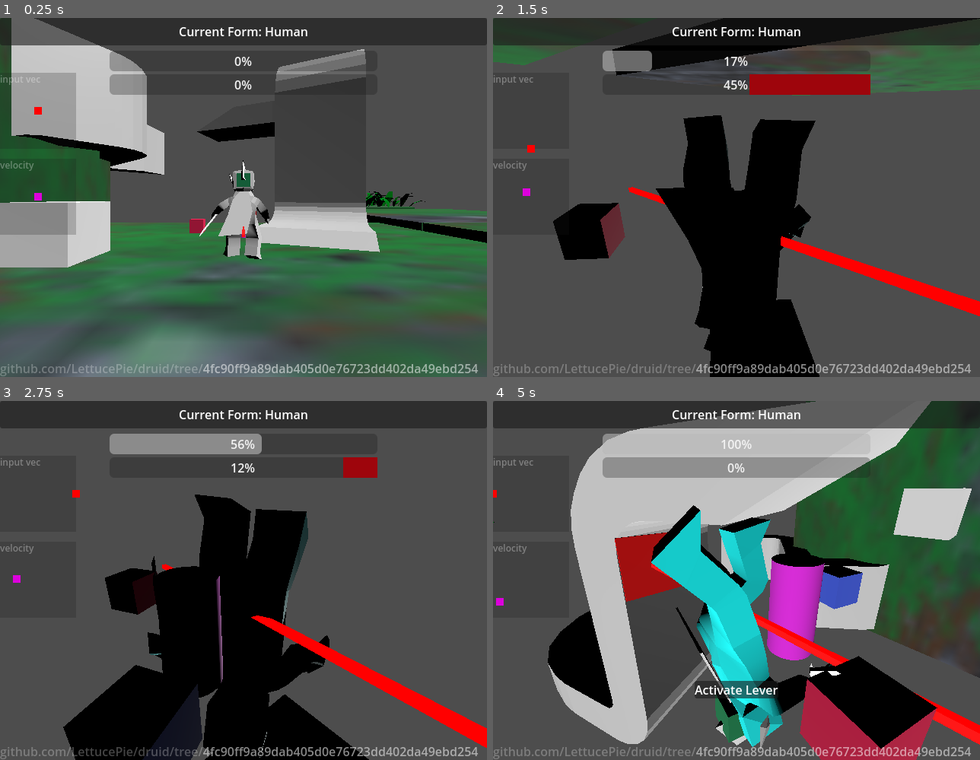
Above: before the commit, frames 1-4 (two rows, left to right).
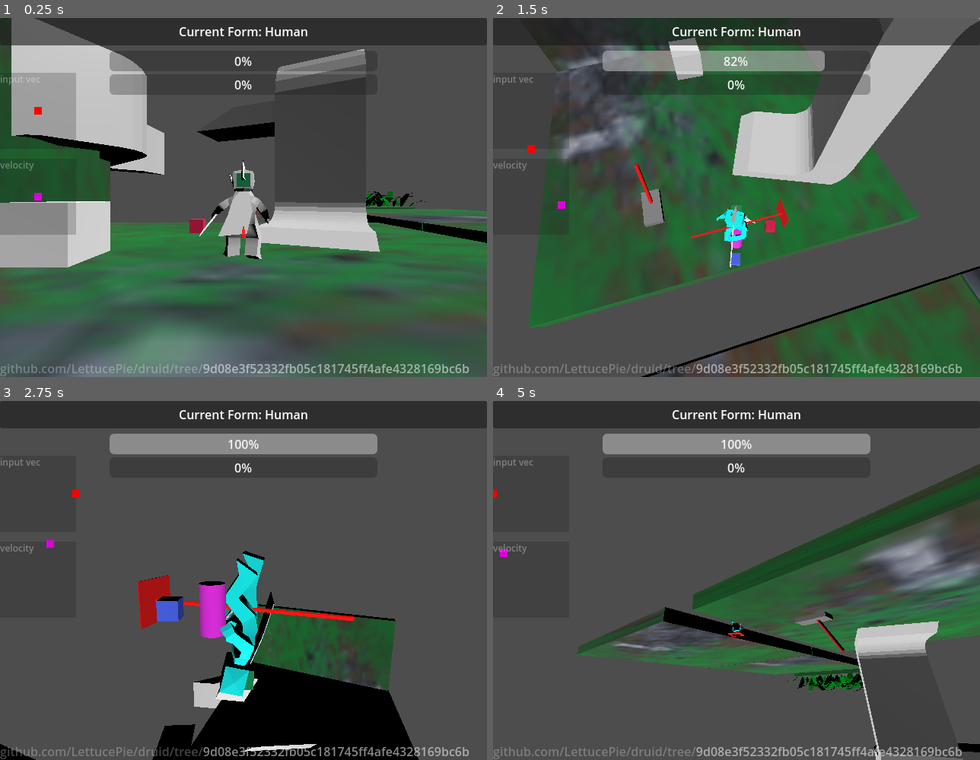
Above: after the commit, the same moments.

Repository: LettucePie/druid
Game: Godot game, scene res://playscenes/play_0.tscn
Same seed, same stepped clock (60 frames per second), same inputs: the game is played once before the commit and once after it.
Inputs (mouse positions are in pixels of both pictures, inside the frame that each line leads up to):
- Up to frame 1 (0.25 s): no input
- Up to frame 2 (1.5 s): tap Enter (ui_accept) at 0.5 s; move the mouse to (736, 369) at 0.52 s; hold D (move_right) 0.53-1.28 s; hold Right mouse button (aim) 0.53-1.28 s; tap Space (jump) at 0.77 s; move the mouse to (639, 215) at 1.27 s; hold S (move_down) from 1.28 s (still down); tap N (attack) at 1.35 s
- Up to frame 3 (2.75 s): tap Space (jump) at 1.52 s; move the mouse to (292, 501) at 2.02 s; release S (move_down) at 2.03 s; hold D (move_right) from 2.03 s (still down); tap K (cam_down) at 2.1 s
- Up to frame 4 (5 s): move the mouse to (712, 652) at 2.77 s; release D (move_right) at 2.78 s; hold W (move_up) 2.78-3.53 s; tap J (cam_left) at 2.85 s; tap Space (jump) at 3.02, 3.77, 4.52 s; move the mouse to (882, 634) at 3.52 s; hold A (move_left) from 3.53 s (still down); tap L (cam_right) at 3.6 s; move the mouse to (590, 526) at 4.27 s; tap I (cam_up) at 4.35 s

The runs differ from the first frame. In frame 1, 0.8% of the frame differs, in the area x 41-99%, y 96-99%; in frame 2, 59%; in frame 3, 30%; in frame 4, 66%, in the area x 0-100%, y 0-100%.

Commit message:
fixed mouse jank by resetting variable after use

Diff:
--- a/core/player.gd
+++ b/core/player.gd
@@ -232,8 +232,9 @@
 		Input.get_axis("cam_left", "cam_right"),
 		Input.get_axis("cam_down", "cam_up")
 	).limit_length(1.0)
-	if mouse_relative != Vector2.ZERO:
+	if mouse_relative != Vector2.ZERO and input == Vector2.ZERO:
 		input = mouse_relative
+		mouse_relative = Vector2.ZERO
 	if invert_cam:
 		input.y *= -1.0
 	input.x *= -1.0
--- a/core/player.tscn
+++ b/core/player.tscn
@@ -304,34 +304,34 @@
 transform = Transform3D(-0.312618, 0, -2.73299e-08, 0, 0.312618, 0, 2.73299e-08, 0, -0.312618, 0, 0.143265, 0)
 
 [node name="Skeleton3D" parent="human_node/human_model/human_armature" index="0"]
-bones/0/position = Vector3(0, -0.13319, -0.10598)
+bones/0/position = Vector3(0, -0.158105, -0.10598)
 bones/0/rotation = Quaternion(0.0914123, -0.00244562, -0.0016501, 0.995809)
-bones/1/rotation = Quaternion(-0.0068092, 0.0344226, 0.796377, 0.603782)
+bones/1/rotation = Quaternion(-0.0157909, -0.0045163, 0.797895, 0.602573)
 bones/2/rotation = Quaternion(0.0834039, -0.0313383, 0.324214, 0.941779)
 bones/3/rotation = Quaternion(0.317049, 0.0415371, 0.0138462, 0.947398)
-bones/5/rotation = Quaternion(-0.029554, -0.0138605, 0.00406684, 0.999459)
+bones/5/rotation = Quaternion(0.0110362, -0.0138927, 0.00329445, 0.999837)
 bones/6/rotation = Quaternion(-0.0150778, -3.56578e-05, -0.000320333, 0.999886)
 bones/10/position = Vector3(-0.34512, -0.192523, -0.00858107)
-bones/10/rotation = Quaternion(-0.216343, 0.236217, 0.945122, 0.0643546)
-bones/11/rotation = Quaternion(-0.373582, 0.00101118, -0.00284143, 0.927592)
+bones/10/rotation = Quaternion(-0.214932, 0.256163, 0.939912, 0.0689182)
+bones/11/rotation = Quaternion(-0.425443, 0.00117026, -0.00277965, 0.90498)
 bones/12/rotation = Quaternion(-0.0599468, -0.00843683, -0.742144, 0.667501)
-bones/13/rotation = Quaternion(-0.0854634, -0.0254852, -0.253317, 0.963264)
+bones/13/rotation = Quaternion(-0.0821791, -0.0185683, -0.274281, 0.957952)
 bones/14/rotation = Quaternion(0.395912, -0.0344117, -0.113618, 0.910582)
 bones/17/position = Vector3(0.358753, -0.19082, -0.0116346)
-bones/17/rotation = Quaternion(0.100448, 0.322196, 0.937652, -0.0831171)
-bones/18/rotation = Quaternion(-0.230417, -0.0955922, -0.00995142, 0.968334)
+bones/17/rotation = Quaternion(0.0969729, 0.360191, 0.923723, -0.0871469)
+bones/18/rotation = Quaternion(-0.288808, -0.0948113, -0.0157393, 0.952551)
 
 [node name="ear_a" parent="human_node/human_model/human_armature/Skeleton3D" index="0"]
-transform = Transform3D(0.999448, -0.00253311, -0.0331121, -0.000577734, 0.99561, -0.0936032, 0.0332039, 0.0935707, 0.995059, 0.000675778, 1.71124, 0.169764)
+transform = Transform3D(0.999448, -0.00253311, -0.0331121, -0.00326916, 0.984739, -0.174009, 0.0330476, 0.174021, 0.984187, 0.000675779, 1.67726, 0.233295)
 
 [node name="hair_a" parent="human_node/human_model/human_armature/Skeleton3D" index="1"]
-transform = Transform3D(0.999448, -0.00253311, -0.0331121, -0.000577734, 0.99561, -0.0936032, 0.0332039, 0.0935707, 0.995059, 0.00858761, 2.12576, -0.0611731)
+transform = Transform3D(0.999448, -0.00253311, -0.0331121, -0.00326916, 0.984739, -0.174009, 0.0330476, 0.174021, 0.984187, 0.00858762, 2.10914, 0.0367423)
 
 [node name="cape" parent="human_node/human_model/human_armature/Skeleton3D" index="2"]
-transform = Transform3D(0.999449, -0.0329398, 0.00416953, 0.0331076, 0.998193, -0.050155, -0.0025099, 0.0502654, 0.998733, -0.0395435, 1.20523, -0.310881)
+transform = Transform3D(0.999449, -0.0329398, 0.00416953, 0.0332021, 0.990826, -0.131002, 0.000183895, 0.131068, 0.991373, -0.0395435, 1.2119, -0.286811)
 
 [node name="staff_a" parent="human_node/human_model/human_armature/Skeleton3D" index="3"]
-transform = Transform3D(0.373722, -0.305395, 0.875823, 0.865057, 0.455463, -0.21031, -0.334677, 0.836234, 0.434401, 1.41047, 0.0628705, 0.207005)
+transform = Transform3D(0.414728, -0.290143, 0.862449, 0.848367, 0.46603, -0.251176, -0.32905, 0.835842, 0.439424, 1.37585, 0.00587226, 0.209093)
 
 [node name="standin_floor" parent="human_node/human_model" index="1"]
 visible = false
@@ -369,16 +369,16 @@
 [node name="Skeleton3D" parent="wolf_node/wolf_model/Armature" index="0"]
 bones/1/rotation = Quaternion(0.656745, -8.93774e-16, -8.93774e-16, 0.754113)
 bones/2/rotation = Quaternion(0.12946, 1.04057e-15, -9.22106e-17, 0.991585)
-bones/3/rotation = Quaternion(-0.298714, -4.46907e-18, 5.93489e-17, 0.954343)
-bones/4/rotation = Quaternion(-0.290012, 7.83981e-20, 6.46531e-17, 0.957023)
+bones/3/rotation = Quaternion(-0.334166, 4.45049e-18, 8.18386e-17, 0.942514)
+bones/4/rotation = Quaternion(-0.2591, 6.6772e-19, 4.95328e-17, 0.96585)
 bones/5/rotation = Quaternion(0.456607, 1.48065e-22, -1.01387e-16, 0.889668)
 bones/6/rotation = Quaternion(0.859775, 0.204093, 0.0176992, -0.467782)
 bones/7/rotation = Quaternion(0.859775, -0.204093, -0.0176992, -0.467782)
-bones/8/position = Vector3(0.903733, 1.10227, 1.10043)
-bones/8/rotation = Quaternion(0.781875, 5.96706e-18, 7.42576e-18, 0.623435)
+bones/8/position = Vector3(0.903733, 0.976854, 1.18023)
+bones/8/rotation = Quaternion(0.802609, -1.43149e-17, -3.80111e-18, 0.596505)
 bones/9/rotation = Quaternion(0.102258, 1.18584e-07, 1.21901e-08, 0.994758)
-bones/12/position = Vector3(-0.903733, 1.10227, 1.10043)
-bones/12/rotation = Quaternion(0.781875, 5.96706e-18, 7.42576e-18, 0.623435)
+bones/12/position = Vector3(-0.903733, 0.976854, 1.18023)
+bones/12/rotation = Quaternion(0.802609, -1.43149e-17, -3.80111e-18, 0.596505)
 bones/13/rotation = Quaternion(0.102258, 1.18584e-07, 1.21901e-08, 0.994758)
 bones/16/rotation = Quaternion(0.649191, -0.000736844, -0.092586, 0.754969)
 bones/17/rotation = Quaternion(0.560286, -0.0218214, 0.0589299, 0.825912)
--- a/project.godot
+++ b/project.godot
@@ -14,7 +14,7 @@
 run/main_scene="res://playscenes/play_0.tscn"
 config/features=PackedStringArray("4.2", "Mobile")
 config/icon="res://icon.svg"
-config/git_sha="4fc90ff9a89dab405d0e76723dd402da49ebd254"
+config/git_sha="9d08e3f52332fb05c181745ff4afe4328169bc6b"
 
 [display]
 
